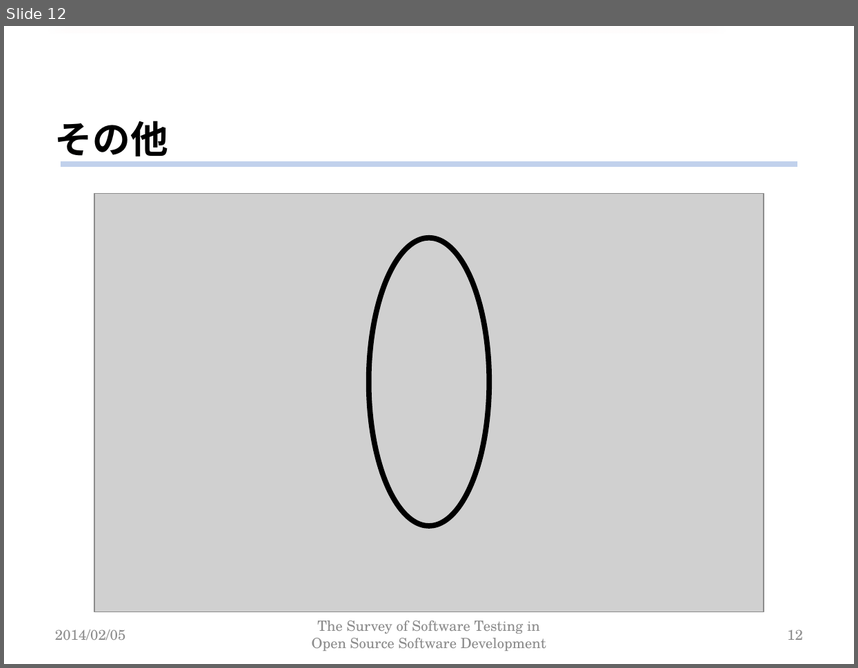
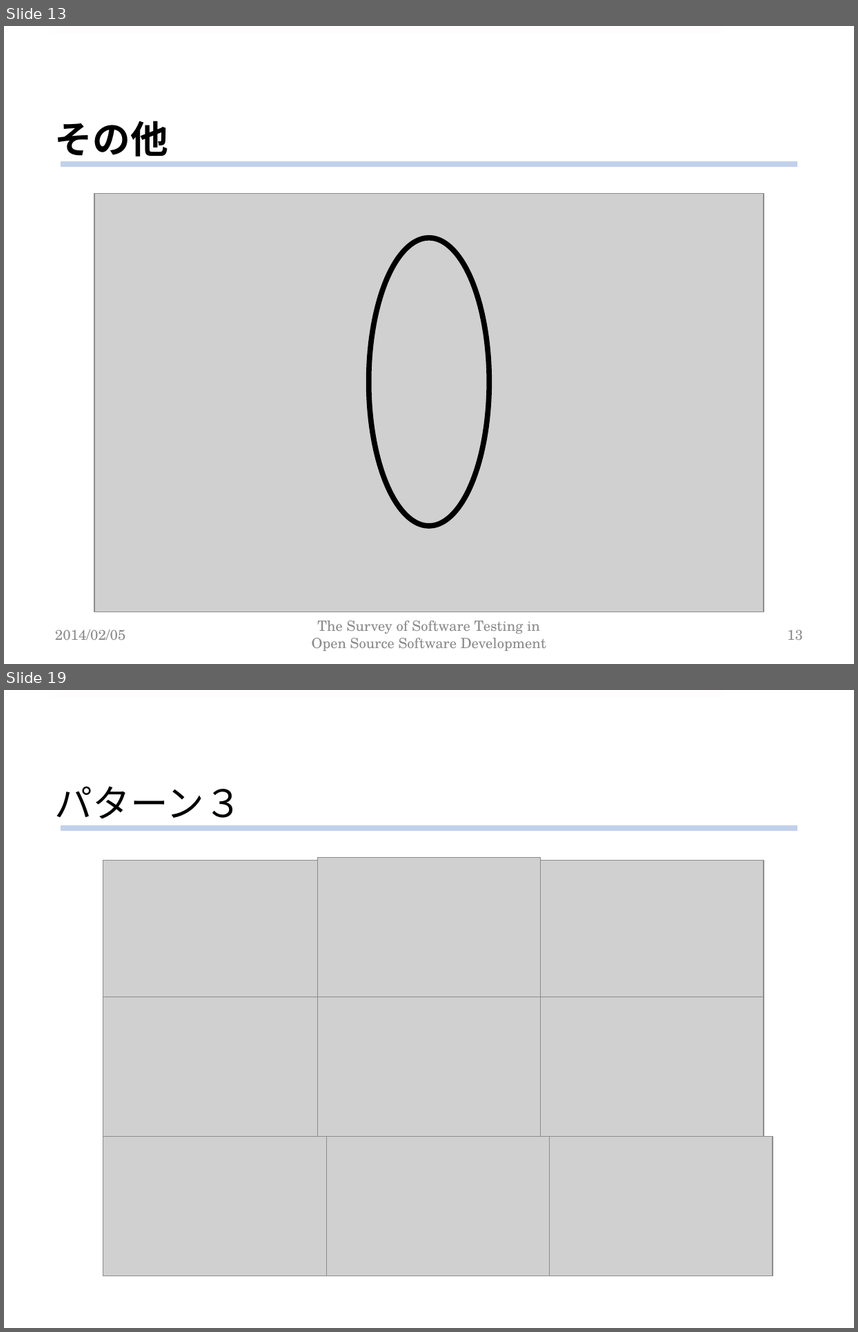
Before and after one commit to keimatsui/kadai, a slide deck: 卒業論文/2012/清水竜吾/卒業論文発表資料.pptx. Shown one above the other, each under a label of ours: slide 12 before the commit, slides 13 and 19 after it; the slides between them are not shown. The pictures are 858x668 and 858x1332 pixels, drawn with LibreOffice and Linux fonts; fonts in the diff are those of the drawing; grey boxes stand for pictures; background and template pictures are left out. Boxes give left, top, right and bottom in pixels: in the first picture for what was removed or moved away, otherwise in the second. Text is boxed around its words. In the diff, an @@ line names an element or a change of style, - is before the commit and + after.

```diff
--- a/卒業論文/2012/清水竜吾/卒業論文発表資料.pptx
+++ b/卒業論文/2012/清水竜吾/卒業論文発表資料.pptx
@@ slide 19 added at (4,690,854,1328), background #FFFFFF @@
@@ text added at (55,786,242,827), 32 pt, text #000000 @@
+パターン３
@@ line added from (61, 828) to (797, 828), #C2D1ED 5 pt @@
@@ picture added at (103,860,326,999) @@
@@ picture added at (318,858,540,997) @@
@@ picture added at (540,860,763,999) @@
@@ picture added at (103,997,326,1136) @@
@@ picture added at (318,997,540,1136) @@
@@ picture added at (540,997,763,1136) @@
@@ picture added at (103,1136,326,1276) @@
@@ picture added at (326,1136,549,1276) @@
@@ picture added at (550,1136,773,1276) @@
@@ what was slide 12 is now slide 13 @@
@@ page number at (787,629,803,639): text changed @@
-12
+13
```
Also in this commit, not shown: 1 slide changed, 7 other slides added, 3 other files.
